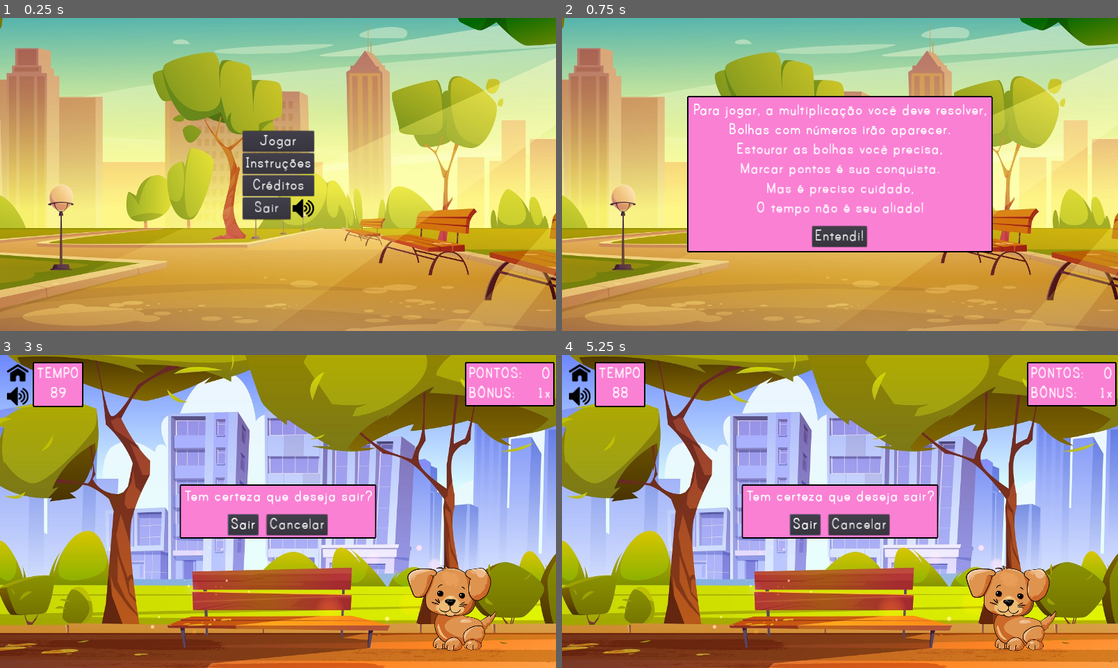
Above: before the commit, frames 1-4 (two rows, left to right).
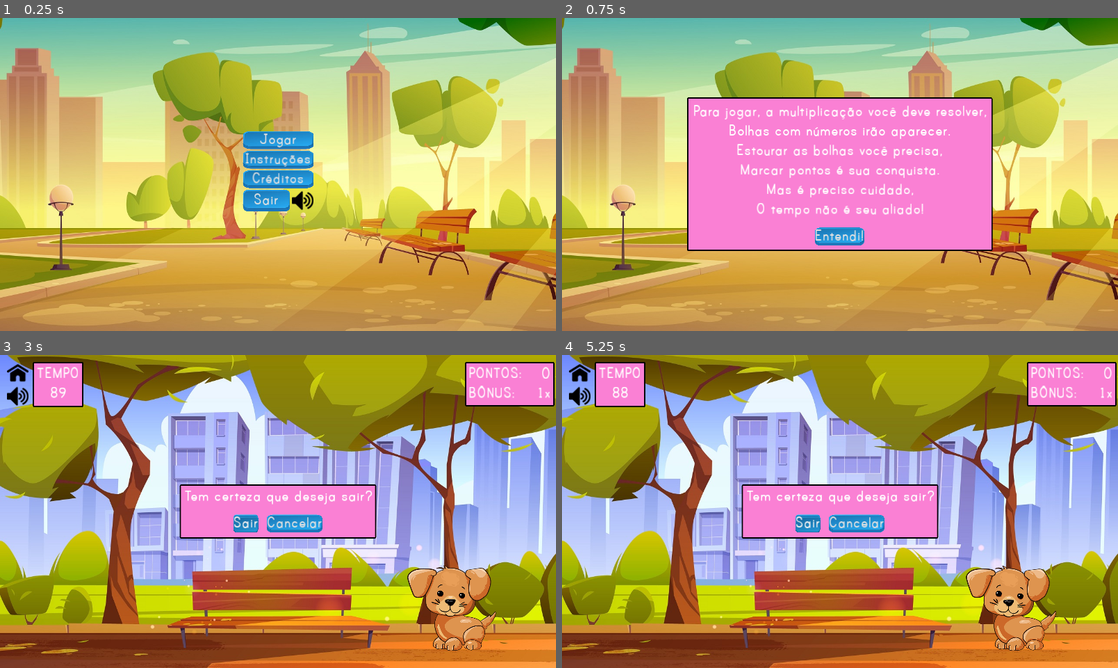
Above: after the commit, the same moments.

Repository: rpeixe/Tabolhada
Game: Godot game, scene res://levels/main_menu/main_menu.tscn
The game is run twice, just before and just after one commit, with the same random seed, the same clock (stepped at 60 frames per second) and the same inputs.
Inputs (mouse positions are in pixels of both pictures, inside the frame that each line leads up to):
- Up to frame 1 (0.25 s): no input
- Up to frame 2 (0.75 s): click "Instruções" at 0.5 s
- Up to frame 3 (3 s): click "Entendi!" at 1.25 s; click "Jogar" at 2 s; click (16, 373) at 2.75 s
- Up to frame 4 (5.25 s): move the mouse to (962, 495) at 3.52 s; click (962, 495) at 3.67 s; click "Cancelar" at 4.25 s; click (578, 373) at 5 s

The runs differ from the first frame. In frame 1, 3.6% of the frame differs, in the area x 43-57%, y 35-65%; in frame 2, 4.1%, in the area x 22-78%, y 24-75%; in frame 3, 1.2%; in frame 4, 1.2%.

Commit message:
adicionado sprite do botão

Diff:
--- a/levels/instructions_menu/instructions_menu.tscn
+++ b/levels/instructions_menu/instructions_menu.tscn
@@ -20,9 +20,9 @@
 
 [node name="PanelContainer" type="PanelContainer" parent="MarginContainer"]
 margin_left = 290.0
-margin_top = 180.0
+margin_top = 183.0
 margin_right = 990.0
-margin_bottom = 539.0
+margin_bottom = 536.0
 size_flags_horizontal = 4
 size_flags_vertical = 4
 custom_styles/panel = ExtResource( 1 )
@@ -31,7 +31,7 @@
 margin_left = 3.0
 margin_top = 3.0
 margin_right = 697.0
-margin_bottom = 356.0
+margin_bottom = 350.0
 custom_constants/margin_right = 10
 custom_constants/margin_top = 10
 custom_constants/margin_left = 10
@@ -41,11 +41,11 @@
 margin_left = 10.0
 margin_top = 10.0
 margin_right = 684.0
-margin_bottom = 343.0
+margin_bottom = 337.0
 
 [node name="VBoxContainer" type="VBoxContainer" parent="MarginContainer/PanelContainer/MarginContainer/CenterContainer"]
 margin_right = 674.0
-margin_bottom = 333.0
+margin_bottom = 327.0
 custom_constants/separation = 20
 
 [node name="VBoxContainer" type="VBoxContainer" parent="MarginContainer/PanelContainer/MarginContainer/CenterContainer/VBoxContainer"]
@@ -94,10 +94,10 @@
 align = 1
 
 [node name="Button" type="Button" parent="MarginContainer/PanelContainer/MarginContainer/CenterContainer/VBoxContainer"]
-margin_left = 276.0
+margin_left = 282.0
 margin_top = 286.0
-margin_right = 398.0
-margin_bottom = 333.0
+margin_right = 392.0
+margin_bottom = 327.0
 size_flags_horizontal = 4
 text = "Entendi!"
 
--- a/levels/main_menu/main_menu.tscn
+++ b/levels/main_menu/main_menu.tscn
@@ -26,34 +26,34 @@
 
 [node name="StartGame" type="Button" parent="Buttons"]
 margin_right = 163.0
-margin_bottom = 47.0
+margin_bottom = 41.0
 grow_horizontal = 2
 grow_vertical = 2
 rect_pivot_offset = Vector2( 50, 10 )
 text = "Jogar"
 
 [node name="Instructions" type="Button" parent="Buttons"]
-margin_top = 51.0
+margin_top = 45.0
 margin_right = 163.0
-margin_bottom = 98.0
+margin_bottom = 86.0
 grow_horizontal = 2
 grow_vertical = 2
 rect_pivot_offset = Vector2( 50, 10 )
 text = "Instruções"
 
 [node name="Credits" type="Button" parent="Buttons"]
-margin_top = 102.0
+margin_top = 90.0
 margin_right = 163.0
-margin_bottom = 149.0
+margin_bottom = 131.0
 grow_horizontal = 2
 grow_vertical = 2
 rect_pivot_offset = Vector2( 50, 10 )
 text = "Créditos"
 
 [node name="HBoxContainer" type="HBoxContainer" parent="Buttons"]
-margin_top = 153.0
+margin_top = 135.0
 margin_right = 163.0
-margin_bottom = 203.0
+margin_bottom = 185.0
 
 [node name="QuitGame" type="Button" parent="Buttons/HBoxContainer"]
 margin_right = 109.0
--- a/themes/MainTheme.tres
+++ b/themes/MainTheme.tres
@@ -1,6 +1,28 @@
-[gd_resource type="Theme" load_steps=3 format=2]
+[gd_resource type="Theme" load_steps=10 format=2]
 
 [ext_resource path="res://fonts/PrintBold-J5o.ttf" type="DynamicFontData" id=1]
+[ext_resource path="res://levels/main_menu/botão_apertado.png" type="Texture" id=2]
+[ext_resource path="res://levels/main_menu/botão_solto.png" type="Texture" id=3]
+
+[sub_resource type="StyleBoxTexture" id=3]
+texture = ExtResource( 3 )
+region_rect = Rect2( 0, 0, 345, 165 )
+
+[sub_resource type="StyleBoxTexture" id=4]
+texture = ExtResource( 2 )
+region_rect = Rect2( 0, 0, 345, 165 )
+
+[sub_resource type="StyleBoxTexture" id=5]
+texture = ExtResource( 3 )
+region_rect = Rect2( 0, 0, 345, 165 )
+
+[sub_resource type="StyleBoxTexture" id=6]
+texture = ExtResource( 3 )
+region_rect = Rect2( 0, 0, 345, 165 )
+
+[sub_resource type="StyleBoxTexture" id=7]
+texture = ExtResource( 2 )
+region_rect = Rect2( 0, 0, 345, 165 )
 
 [sub_resource type="DynamicFont" id=2]
 size = 40
@@ -10,3 +32,8 @@
 
 [resource]
 default_font = SubResource( 2 )
+Button/styles/disabled = SubResource( 3 )
+Button/styles/focus = SubResource( 4 )
+Button/styles/hover = SubResource( 5 )
+Button/styles/normal = SubResource( 6 )
+Button/styles/pressed = SubResource( 7 )
